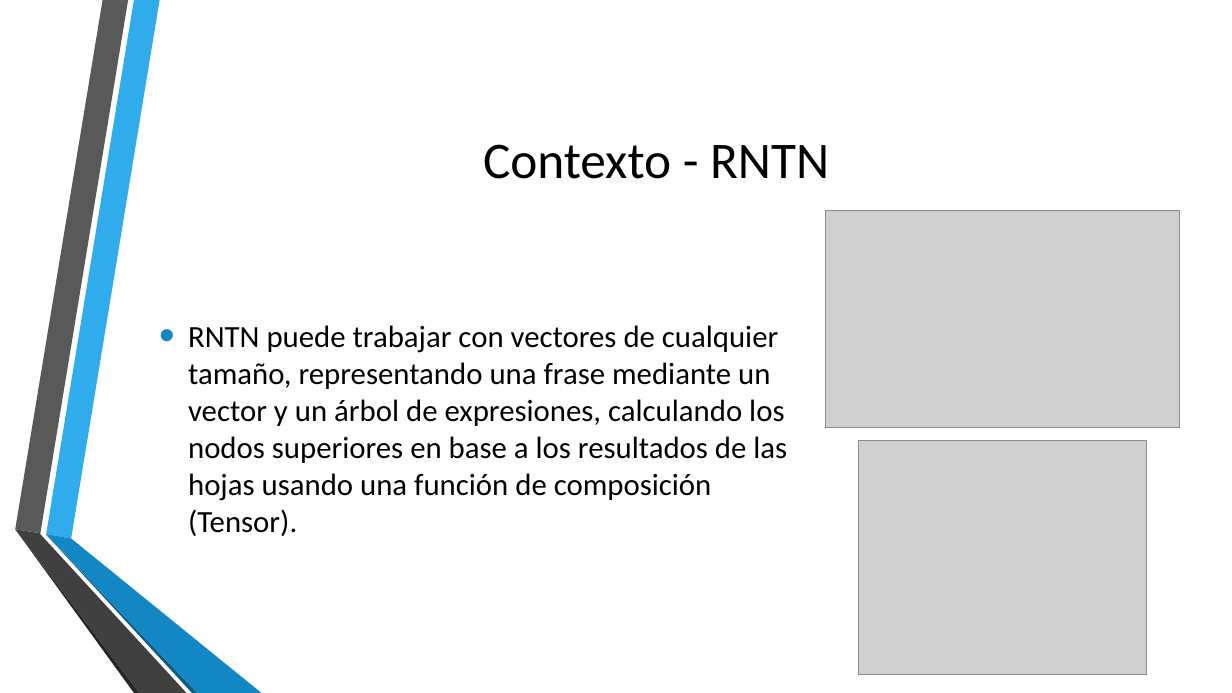
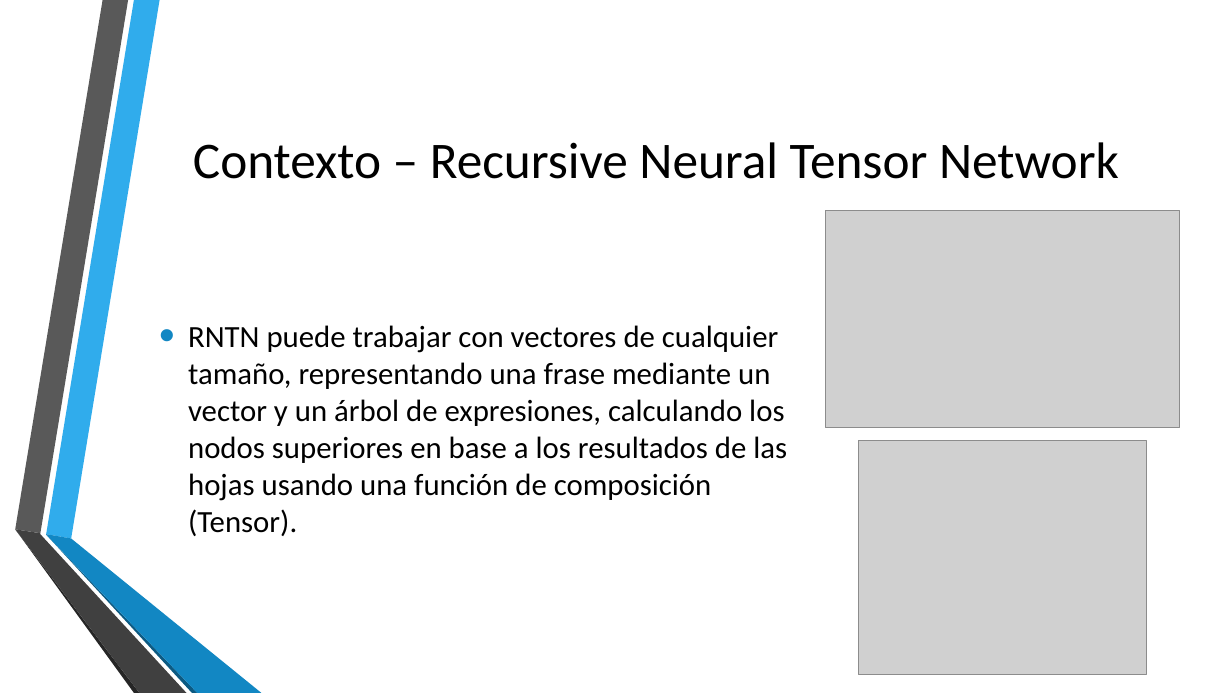
Before and after one commit to gcvalderrama/pucp_dl_RNTN, a slide deck: slide 8 of Análisis de sentimientos en reseñas de películas mediante.pptx. Drawn at 1232x693 pixels with LibreOffice and Linux fonts; fonts in the diff are those of the drawing; grey boxes stand for pictures; background and template pictures are left out. Boxes give left, top, right and bottom in pixels: in the first picture for what was removed or moved away, otherwise in the second. Text is boxed around its words. In the diff, an @@ line names an element or a change of style, - is before the commit and + after.

Commit message:
add text and presentation

```diff
--- a/Análisis de sentimientos en reseñas de películas mediante.pptx
+++ b/Análisis de sentimientos en reseñas de películas mediante.pptx
@@ title at bbox=[193, 142, 1119, 179]: text changed @@
-Contexto - RNTN
+Contexto – Recursive Neural Tensor Network
```
Also in this commit, not shown: 7 other slides changed, 5 slides added, 1 slide removed, 8 other files.
